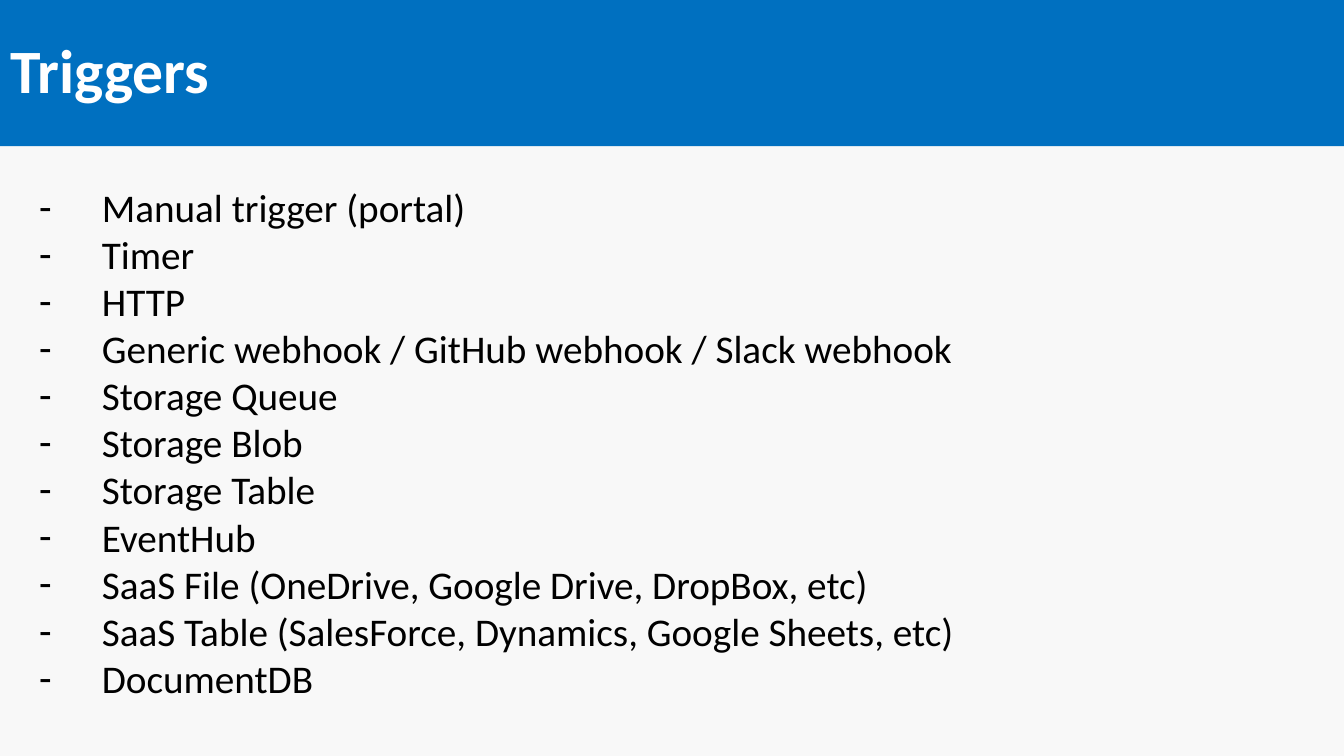
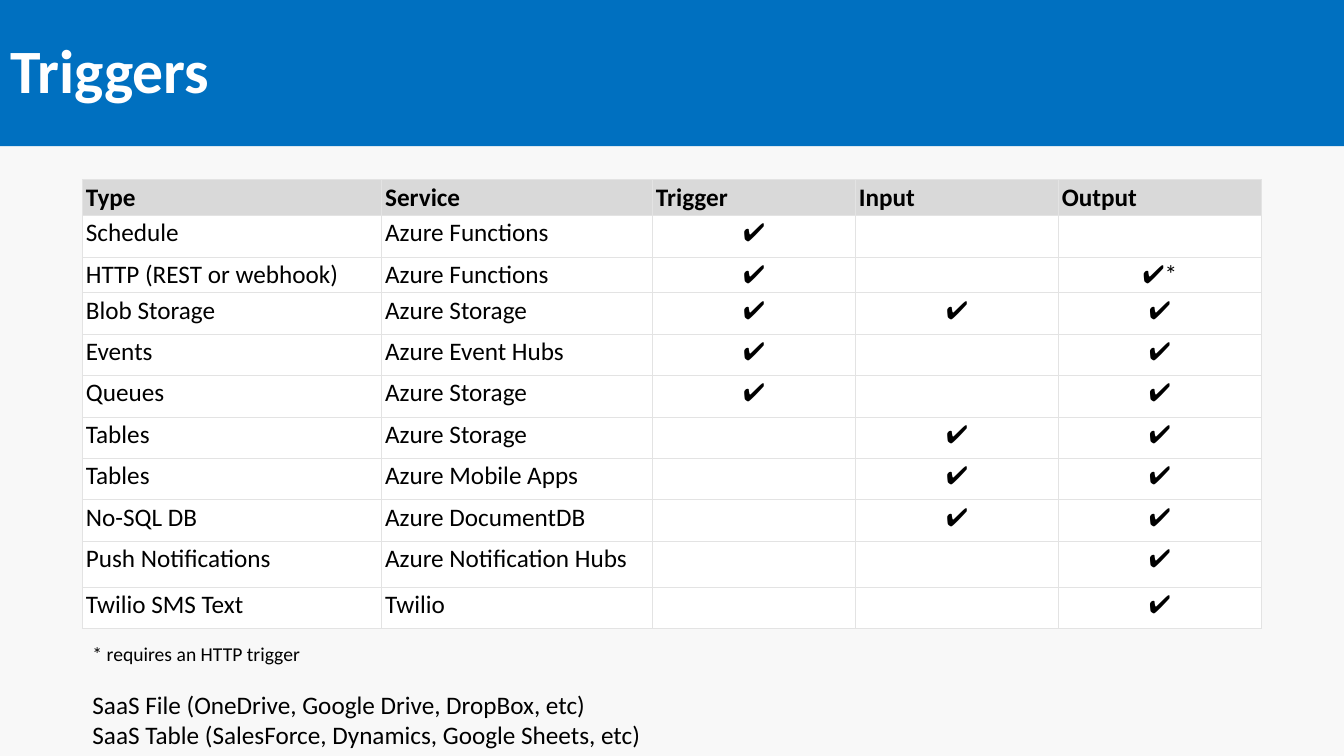
Before and after one commit to SeanFeldman/AzureFunctions-DotNet-YYC, a slide deck: slide 7 of AzureFunctions.pptx (slide 9 before the commit). Drawn at 1344x756 pixels with LibreOffice and Linux fonts; fonts in the diff are those of the drawing. Boxes give left, top, right and bottom in pixels: in the first picture for what was removed or moved away, otherwise in the second. Text is boxed around its words. In the diff, an @@ line names an element or a change of style, - is before the commit and + after.

Commit message:
Triggers listed as a table

```diff
--- a/AzureFunctions.pptx
+++ b/AzureFunctions.pptx
@@ table added at (83,179,1261,627), 11 rows, 5 columns @@
+Type | Service | Trigger | Input | Output
+Schedule | Azure Functions | ✔ |  | 
+HTTP (REST or webhook) | Azure Functions | ✔ |  | ✔*
+Blob Storage | Azure Storage | ✔ | ✔ | ✔
+Events | Azure Event Hubs | ✔ |  | ✔
+Queues | Azure Storage | ✔ |  | ✔
+Tables | Azure Storage |  | ✔ | ✔
+Tables | Azure Mobile Apps |  | ✔ | ✔
+No-SQL DB | Azure DocumentDB |  | ✔ | ✔
+Push Notifications | Azure Notification Hubs |  |  | ✔
+Twilio SMS Text | Twilio |  |  | ✔
@@ text "* requires an HTTP trigger": place and size @@
-text "* requires an HTTP trigger" at (102,193,953,694)
+text "* requires an HTTP trigger" at (92,647,640,749)
@@ text at (107,647,300,665): text changed; size 28 to 14 pt @@
-– Manual trigger (portal)
-– Timer
-– HTTP
-– Generic webhook / GitHub webhook / Slack webhook
-– Storage Queue
-– Storage Blob
-– Storage Table
-– EventHub
+* requires an HTTP trigger
@@ text at (102,668,313,694): paragraph removed @@
-– DocumentDB
@@ text at (92,695,640,749): size 28 to 18 pt in "SaaS File (OneDrive, Google Drive, DropBox, etc)", "SaaS Table (SalesForce, Dynamics, Google Sheets, etc)"; bullet - to none @@
```
Also in this commit, not shown: 7 other slides changed, 1 slide added.
